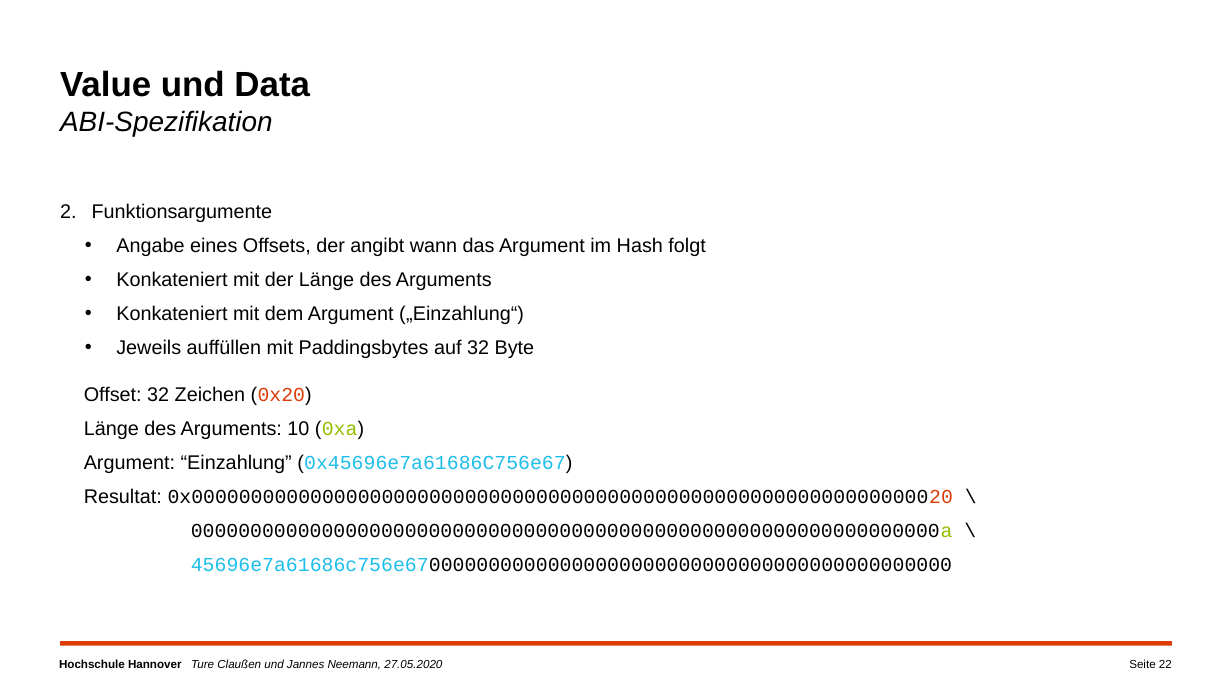
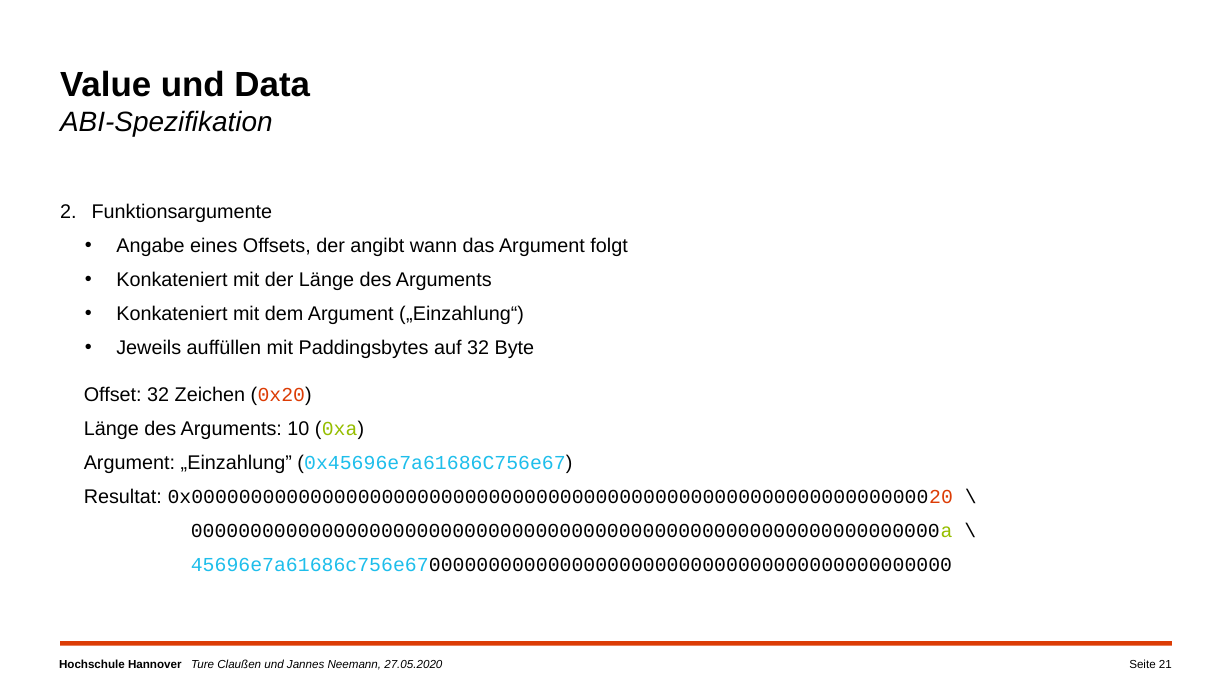
Before and after one commit to campfireman/SEM-ethereum-transactions, a slide deck: slide 21 of Ethereum_Präsentation_Jannes/Ethereum-Transaktionen.pptx (slide 22 before the commit). Drawn at 1232x693 pixels with LibreOffice and Linux fonts; fonts in the diff are those of the drawing; background and template pictures are left out. Boxes give left, top, right and bottom in pixels: in the first picture for what was removed or moved away, otherwise in the second. Text is boxed around its words. In the diff, an @@ line names an element or a change of style, - is before the commit and + after.

```diff
--- a/Ethereum_Präsentation_Jannes/Ethereum-Transaktionen.pptx
+++ b/Ethereum_Präsentation_Jannes/Ethereum-Transaktionen.pptx
@@ text at (x1=116, y1=237, x2=627, y2=256): text changed @@
-  • Angabe eines Offsets, der angibt wann das Argument im Hash folgt
+  • Angabe eines Offsets, der angibt wann das Argument folgt
@@ text at (x1=84, y1=454, x2=572, y2=473): text changed @@
-  Argument: “Einzahlung” (0x45696e7a61686C756e67)
+  Argument: „Einzahlung” (0x45696e7a61686C756e67)
@@ page number at (x1=1129, y1=659, x2=1172, y2=668): text changed @@
-Seite 22
+Seite 21
```
Also in this commit, not shown: 6 other slides changed, 2 slides added, 3 slides removed, 1 other file.
